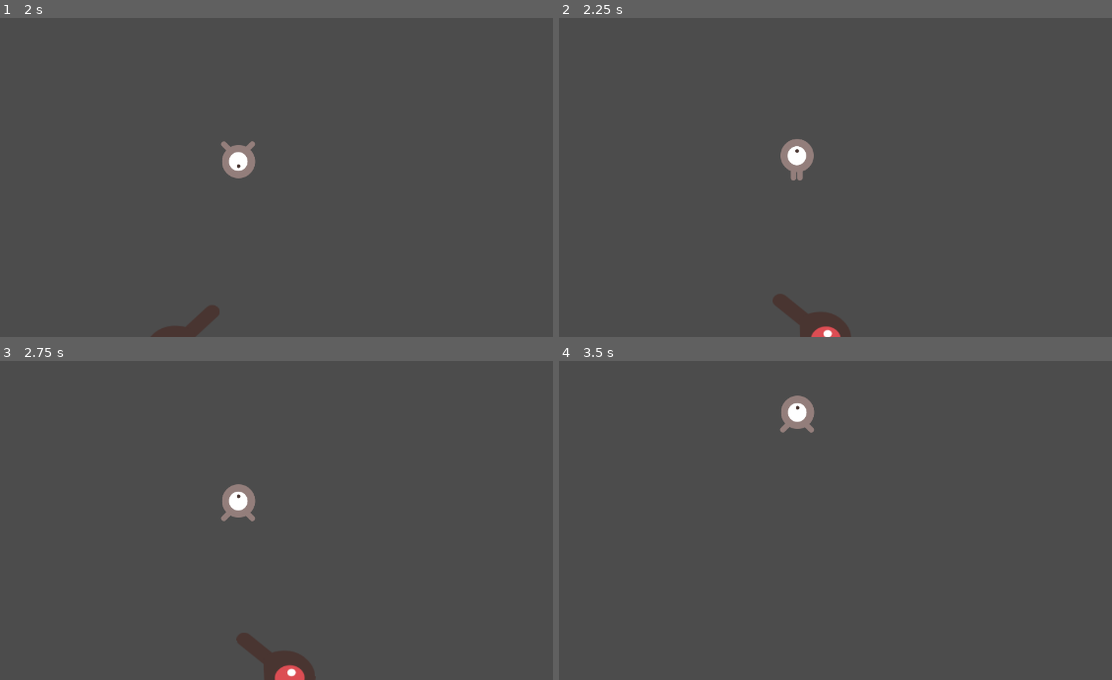
Above: before the commit, frames 1-4 (two rows, left to right).
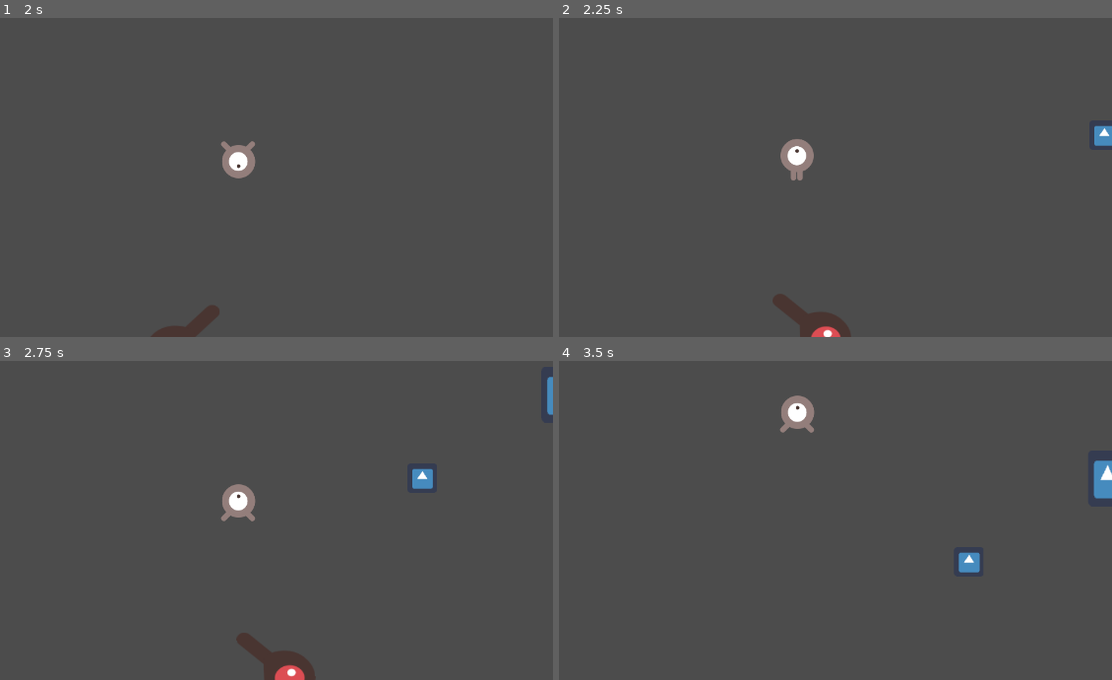
Above: after the commit, the same moments.

Repository: victormunduruca/Theutida
Game: Godot game, scene res://Main.tscn
Same seed, same stepped clock (60 frames per second), same inputs: the game is played once before the commit and once after it. The engine's default icon, where the game draws it, is replaced by a stand-in: a white triangle on a blue panel in a dark square.
Inputs:
- Up to frame 1 (2 s): tap Enter at 0.5 s; hold Right (ui_right) 0.53-1.28 s; hold Down (ui_down) from 1.28 s (still down)
- Up to frame 2 (2.25 s): release Down (ui_down) at 2.03 s; hold Right (ui_right) from 2.03 s (still down)
- Up to frame 3 (2.75 s): keep holding Right (ui_right)
- Up to frame 4 (3.5 s): release Right (ui_right) at 2.78 s; hold Up (ui_up) from 2.78 s (still down)

Frame 1 is identical in both runs. In frame 2, 0.2% of the frame differs, in the area x 96-100%, y 33-41%; in frame 3, 0.4%; in frame 4, 0.7%, in the area x 72-100%, y 31-67%.

Commit message:
Mecanica da chave funcionando

Diff:
--- /dev/null
+++ b/Door.gd
@@ -0,0 +1,15 @@
+extends StaticBody2D
+
+# class member variables go here, for example:
+# var a = 2
+# var b = "textvar"
+
+func _ready():
+	# Called when the node is added to the scene for the first time.
+	# Initialization here
+	pass
+
+
+#	# Called every frame. Delta is time since last frame.
+#	# Update game logic here.
+#	pass
--- /dev/null
+++ b/Door.tscn
@@ -0,0 +1,32 @@
+[gd_scene load_steps=4 format=2]
+
+[ext_resource path="res://Door.gd" type="Script" id=1]
+[ext_resource path="res://icon.png" type="Texture" id=2]
+
+[sub_resource type="RectangleShape2D" id=1]
+
+custom_solver_bias = 0.0
+extents = Vector2( 10, 10 )
+
+[node name="Door" type="StaticBody2D"]
+
+input_pickable = false
+collision_layer = 1
+collision_mask = 1
+constant_linear_velocity = Vector2( 0, 0 )
+constant_angular_velocity = 0.0
+friction = 1.0
+bounce = 0.0
+script = ExtResource( 1 )
+
+[node name="CollisionShape2D" type="CollisionShape2D" parent="." index="0"]
+
+position = Vector2( 0.38502, 17.7686 )
+scale = Vector2( 2.47936, 3.77802 )
+shape = SubResource( 1 )
+
+[node name="Sprite" type="Sprite" parent="." index="1"]
+
+position = Vector2( 0, 13.5651 )
+scale = Vector2( 1, 1.42391 )
+texture = ExtResource( 2 )
--- /dev/null
+++ b/Key.tscn
@@ -0,0 +1,33 @@
+[gd_scene load_steps=3 format=2]
+
+[ext_resource path="res://icon.png" type="Texture" id=1]
+
+[sub_resource type="RectangleShape2D" id=1]
+
+custom_solver_bias = 0.0
+extents = Vector2( 10, 10 )
+
+[node name="Key" type="StaticBody2D"]
+
+position = Vector2( 891.968, 316.713 )
+input_pickable = false
+collision_layer = 1
+collision_mask = 1
+constant_linear_velocity = Vector2( 0, 0 )
+constant_angular_velocity = 0.0
+friction = 1.0
+bounce = 0.0
+__meta__ = {
+"_edit_group_": true
+}
+
+[node name="CollisionShape2D" type="CollisionShape2D" parent="." index="0"]
+
+position = Vector2( 0.468827, -3.81624 )
+scale = Vector2( -3.55267, 3.59548 )
+shape = SubResource( 1 )
+
+[node name="Sprite" type="Sprite" parent="." index="1"]
+
+position = Vector2( 1.58922, -3.72087 )
+texture = ExtResource( 1 )
--- a/Main.tscn
+++ b/Main.tscn
@@ -1,10 +1,14 @@
-[gd_scene load_steps=4 format=2]
+[gd_scene load_steps=6 format=2]
 
 [ext_resource path="res://Player.tscn" type="PackedScene" id=1]
 [ext_resource path="res://icon.png" type="Texture" id=2]
-[ext_resource path="res://Mob.tscn" type="PackedScene" id=3]
+[ext_resource path="res://Door.tscn" type="PackedScene" id=3]
+[ext_resource path="res://Key.tscn" type="PackedScene" id=4]
+[ext_resource path="res://Mob.tscn" type="PackedScene" id=5]
 
 [node name="Main" type="Node"]
+
+_sections_unfolded = [ "Pause" ]
 
 [node name="Player" parent="." index="0" instance=ExtResource( 1 )]
 
@@ -53,11 +57,20 @@
 build_mode = 0
 polygon = PoolVector2Array( -42.5436, -34.1553, 447.76, -36.1906, 1240.07, -39.4792, 1244.91, 11.3411, -35.2834, 19.0851 )
 
+[node name="Door" parent="StaticBody2D" index="2" instance=ExtResource( 3 )]
+
+position = Vector2( 1627.24, -201.646 )
+
 [node name="StartPosition" type="Position2D" parent="." index="5"]
 
 position = Vector2( 240, 450 )
 _sections_unfolded = [ "Transform" ]
 
-[node name="Mob" parent="." index="6" instance=ExtResource( 3 )]
+[node name="Key" parent="." index="6" instance=ExtResource( 4 )]
+
+position = Vector2( 873.077, 254.199 )
+scale = Vector2( 0.75, 0.75 )
+
+[node name="Mob" parent="." index="7" instance=ExtResource( 5 )]
 
 position = Vector2( -212.58, 354.96 )
--- a/Mob.tscn
+++ b/Mob.tscn
@@ -77,7 +77,7 @@
 "values": [ Vector2( 585.57, 272.733 ), Vector2( 972.387, 274.549 ), Vector2( 383.989, 265.469 ) ]
 }
 
-[node name="Mob" type="RigidBody2D" index="0"]
+[node name="Mob" type="RigidBody2D"]
 
 position = Vector2( 167.435, 80.0551 )
 scale = Vector2( 0.75, 0.75 )
--- a/Player.gd
+++ b/Player.gd
@@ -7,15 +7,15 @@
 
 export (int) var speed #usa isso aqui pra poder mexer nessas configuracoes no inspector
 var screensize
-
+var has_key
 func _ready():
+	has_key = false
 	screensize = get_viewport_rect().size
 
 
 
 func _process(delta):
 	var velocity = Vector2()
-	print(velocity)
 	if Input.is_action_pressed("ui_right"):
 		velocity.x += 1
 	if Input.is_action_pressed("ui_left"):
@@ -45,7 +45,12 @@
 
 
 func _on_Player_body_entered(body):
-	hide()
+	print(body.get_name())
+	if body.get_name() == "Key":
+		has_key = true
+		print("tem a chave porra")
+	if body.get_name() == "Door" and has_key:
+		opened_door()
 	emit_signal("hit")
 	#$CollisionShape2D.disabled = true
 
@@ -53,3 +58,6 @@
     position = pos
     show()
     $CollisionShape2D.disabled = false
+
+func opened_door():
+	print("opened door")
--- a/Player.tscn
+++ b/Player.tscn
@@ -24,7 +24,7 @@
 radius = 13.8427
 height = 25.0756
 
-[node name="Player" type="Area2D"]
+[node name="Player" type="Area2D" index="0"]
 
 position = Vector2( -5.16933, -8.49246 )
 input_pickable = true
